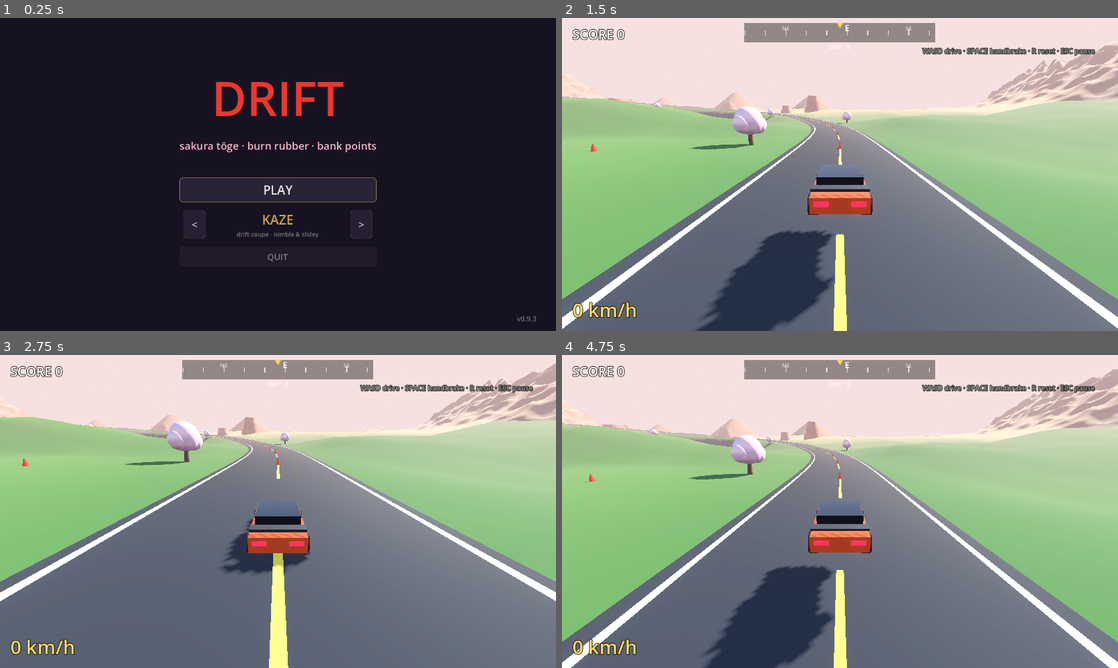
Above: before the commit, frames 1-4 (two rows, left to right).
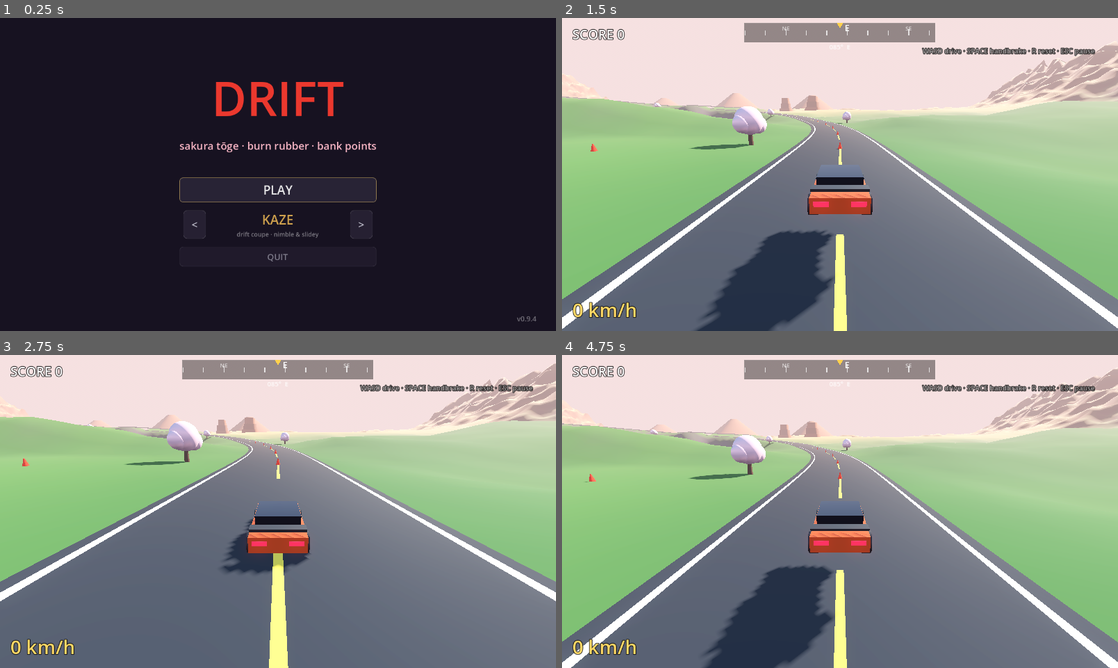
Above: after the commit, the same moments.

Repository: Sw0l1y/drift
Game: Godot game, scene res://scenes/MainMenu.tscn
Two runs of this game, one before a commit and one after it. Both use one fixed random seed, a clock stepped at 60 frames per second and the inputs below.
Inputs (mouse positions are in pixels of both pictures, inside the frame that each line leads up to):
- Up to frame 1 (0.25 s): no input
- Up to frame 2 (1.5 s): click "PLAY" at 0.5 s; tap Enter at 1.25 s; move the mouse to (962, 158) at 1.27 s; hold D from 1.28 s (still down); hold R from 1.28 s (still down); click (962, 158) at 1.42 s
- Up to frame 3 (2.75 s): tap Space at 1.52 s; release D at 2 s; release R at 2 s; drag from (166, 527) to (250, 574) at 2.02 s
- Up to frame 4 (4.75 s): move the mouse to (895, 442) at 2.77 s; hold D 2.78-3.5 s; hold R 2.78-3.5 s; drag from (812, 574) to (673, 464) at 3.52 s; move the mouse to (1006, 558) at 4.27 s; hold A from 4.28 s (still down); hold R from 4.28 s (still down); tap Space at 4.52 s

The runs differ from the first frame. In frame 1, less than 0.1% of the frame differs, in the area x 95-97%, y 95-97%; in frame 2, 0.2%; in frame 3, 0.2%; in frame 4, 0.3%, in the area x 7-47%, y 21-29%.

Commit message:
v0.9.4 — junction tangency + grounded mesas
Junction: the desert loop now passes through the junction tangent to
the tōge loop (both heading south there), so you peel onto the desert
route with ~12deg of divergence instead of a near-perpendicular fork —
keeps momentum. Body still stays east of the main loop.

Mesas/buttes were floating: placed at the analytic terrain height,
which sits above the coarse heightmap on dunes. Now grounded to the
lowest terrain under the footprint and sunk 4m so there's no gap on
any slope. Cacti sunk a touch more too.

Co-Authored-By: Claude Fable 5 <noreply@anthropic.com>

Diff:
--- a/project.godot
+++ b/project.godot
@@ -11,7 +11,7 @@
 [application]
 
 config/name="Drift"
-config/version="0.9.3"
+config/version="0.9.4"
 run/main_scene="res://scenes/MainMenu.tscn"
 config/features=PackedStringArray("4.6", "Forward Plus")
 config/icon="res://icon.svg"
--- a/scripts/Main.gd
+++ b/scripts/Main.gd
@@ -1,6 +1,6 @@
 extends Node3D
 
-const VERSION := "0.9.3"
+const VERSION := "0.9.4"
 const CONE_POINTS := 75
 
 const MAP_SIZE := 1400.0
@@ -253,20 +253,26 @@
 	# floor along the river, then climbs back out — no dead ends. The return
 	# leg stays east of the main loop so the two roads only meet at the
 	# junction (a clean intersection rather than overlapping lanes).
+	# Tangent to the tōge loop at the junction: the loop both enters and
+	# leaves heading south (the way the main road travels there), so you flow
+	# straight through and peel onto the desert route with almost no angle
+	# change — no momentum-killing fork. The body stays east of the main loop.
 	var pts: Array[Vector3] = [
-		Vector3(245, 22, 40),     # junction (shared with the tōge loop)
-		Vector3(360, 16, 75),     # out the pass, NE
-		Vector3(465, 7, 55),      # pass crest
-		Vector3(545, -3, -25),    # dropping into the basin
-		Vector3(590, -9, -135),   # enter the canyon, south sweep
-		Vector3(600, -12, -250),  # east canyon wall
-		Vector3(545, -12, -350),  # long bottom sweeper
-		Vector3(435, -12, -380),
-		Vector3(345, -9, -345),   # canyon floor, begin the return
-		Vector3(300, -5, -240),   # return leg climbing (east of main loop)
-		Vector3(310, 2, -130),
-		Vector3(335, 10, -35),
-		Vector3(330, 17, 35),     # final approach back to the junction
+		Vector3(245, 22, 40),     # junction — tangent point (heading S)
+		Vector3(262, 17, -35),    # leave heading S, slight E
+		Vector3(330, 6, -85),     # peel SE into the basin
+		Vector3(445, -3, -110),   # east
+		Vector3(550, -9, -165),   # canyon entry, south sweep
+		Vector3(600, -12, -260),  # east canyon wall
+		Vector3(555, -12, -355),  # long bottom sweeper
+		Vector3(440, -12, -385),
+		Vector3(345, -11, -350),  # canyon floor
+		Vector3(315, -6, -250),   # climb out, NW
+		Vector3(345, 1, -155),
+		Vector3(400, 8, -70),     # far east, now heading N
+		Vector3(390, 15, 35),
+		Vector3(320, 21, 95),     # come back N then W, above the junction
+		Vector3(250, 22, 75),     # approach junction from N, heading S
 	]
 	var n := pts.size()
 	var curve := Curve3D.new()
@@ -956,8 +962,15 @@
 		Vector2(540, 60),
 	]
 	for spot: Vector2 in mesa_spots:
+		var radius := seed_rng.randf_range(16.0, 30.0)
+		var height := seed_rng.randf_range(18.0, 40.0)
+		# Ground to the LOWEST terrain under the footprint (the analytic height
+		# at the centre floats above the coarse heightmap on dunes), then sink
+		# the base a few metres so there's never a gap, even on a slope.
 		var base_y := _terrain_height(spot.x, spot.y)
-		_add_mesa(Vector3(spot.x, base_y, spot.y), seed_rng.randf_range(16.0, 30.0), seed_rng.randf_range(18.0, 40.0))
+		for off: Vector2 in [Vector2(radius, 0), Vector2(-radius, 0), Vector2(0, radius), Vector2(0, -radius)]:
+			base_y = minf(base_y, _terrain_height(spot.x + off.x, spot.y + off.y))
+		_add_mesa(Vector3(spot.x, base_y - 4.0, spot.y), radius, height)
 
 	# Saguaro cacti dotted along the desert floor.
 	for i in 40:
@@ -968,7 +981,7 @@
 		if spur.x < 20.0 or spur.x > 120.0:
 			continue
 		var y := _terrain_height(x, z)
-		_add_cactus(Vector3(x, y - 0.3, z), seed_rng)
+		_add_cactus(Vector3(x, y - 0.6, z), seed_rng)
 
 func _add_mesa(pos: Vector3, radius: float, height: float) -> void:
 	var body := StaticBody3D.new()
--- a/scripts/MainMenu.gd
+++ b/scripts/MainMenu.gd
@@ -1,6 +1,6 @@
 extends Control
 
-const VERSION := "0.9.3"
+const VERSION := "0.9.4"
 const SECRET := "nathan"
 
 var _car_name: Label
